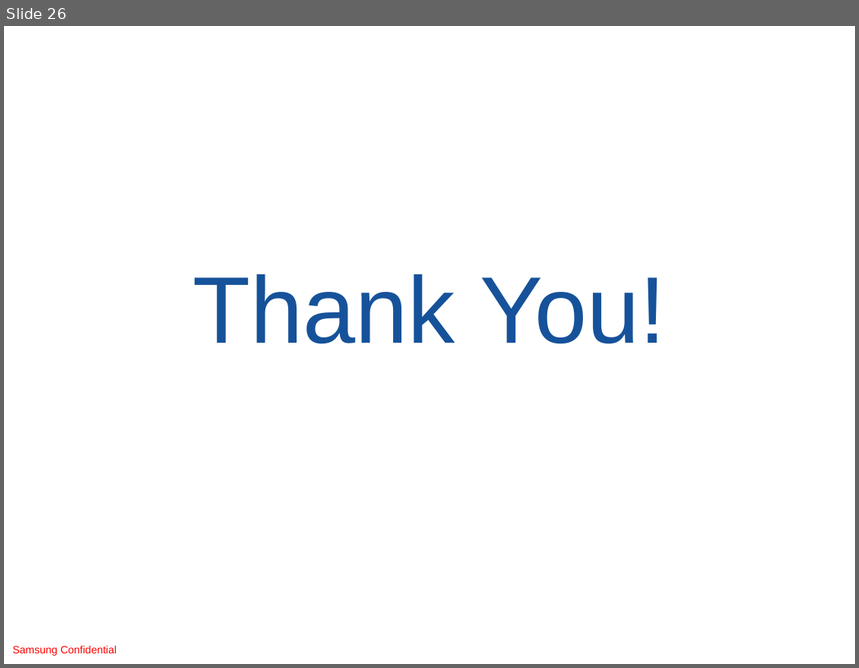
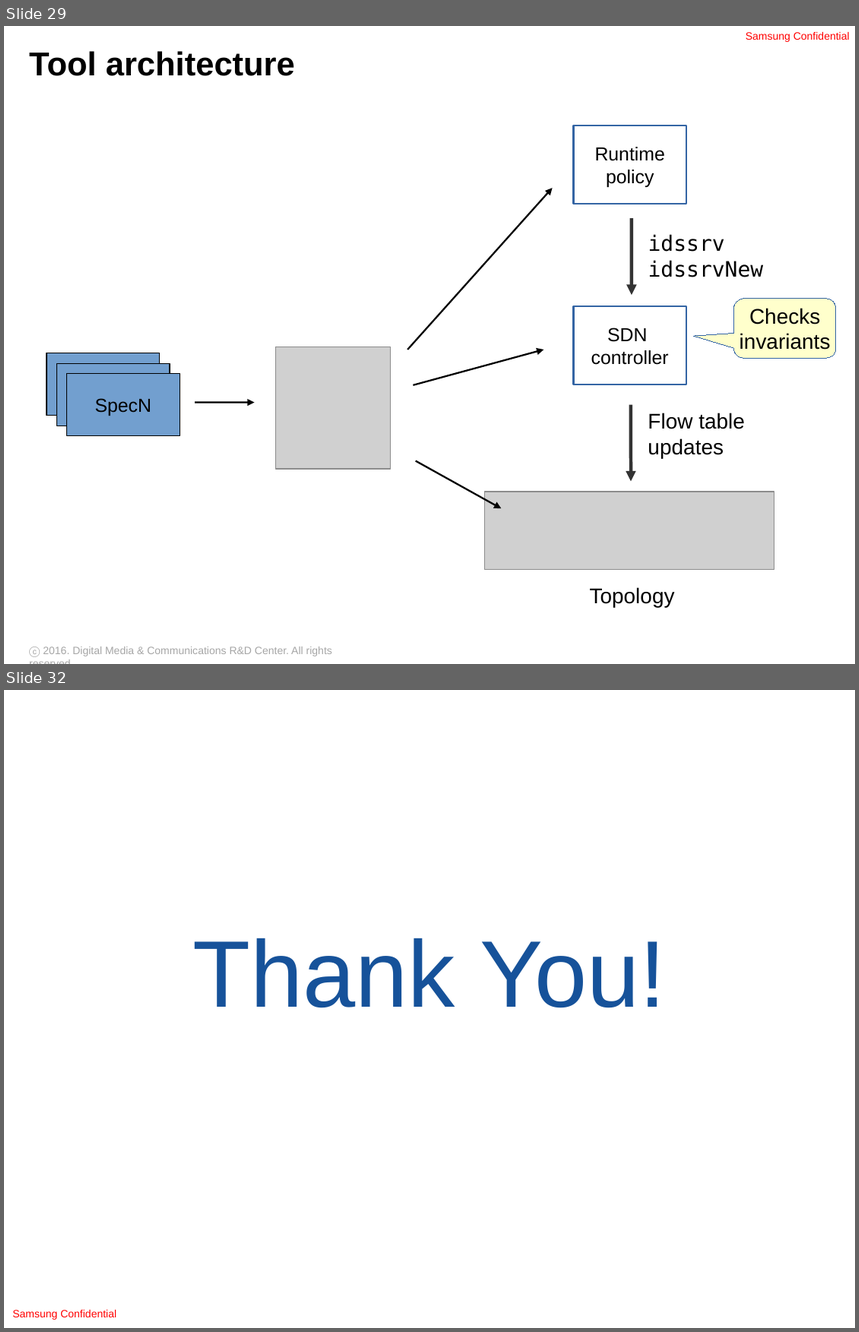
Before and after one commit to ryzhyk/cocoon, a slide deck: doc/distsys_talk_03_09_16.odp. Shown one above the other, each under a label of ours: slide 26 before the commit, slides 29 and 32 after it; the slides between them are not shown. The pictures are 859x668 and 859x1332 pixels, drawn with LibreOffice and Linux fonts; fonts in the diff are those of the drawing; grey boxes stand for pictures; background and template pictures are left out. Boxes give left, top, right and bottom in pixels: in the first picture for what was removed or moved away, otherwise in the second. Text is boxed around its words. In the diff, an @@ line names an element or a change of style, - is before the commit and + after.

```diff
--- a/doc/distsys_talk_03_09_16.odp
+++ b/doc/distsys_talk_03_09_16.odp
@@ slide 29 added at <box>4,26,855,664</box>, background #FFFFFF @@
@@ text added at <box>746,32,850,42</box>, 9 pt, text #FF0000 @@
+Samsung Confidential
@@ title added at <box>29,51,295,76</box>, 28 pt, text #000000, bold @@
+Tool architecture
@@ rectangle added at <box>573,126,686,204</box>, outline #3465A4 1.45 pt, 16 pt, text #000000 @@
+Runtime
+policy
@@ arrow added from (408, 350) to (552, 188), #000000 1.45 pt @@
@@ arrow added from (631, 218) to (631, 295), #333333 2.89 pt @@
@@ text added at <box>648,234,764,278</box>, 18 pt, text #000000 @@
+idssrv
+idssrvNew
@@ rounded speech box added at <box>734,298,836,358</box>, fill #FFFFCC, outline #3465A4 0 pt, 18 pt, text #000000 @@
+Checks
+invariants
@@ rectangle added at <box>573,306,686,385</box>, outline #3465A4 1.45 pt, 16 pt, text #000000 @@
+SDN controller
@@ rectangle added at <box>47,354,160,416</box>, fill #729FCF, outline #000000 0.71 pt, 16 pt, text #000000 @@
+SpecN
@@ rectangle added at <box>56,364,170,426</box>, fill #729FCF, outline #000000 0.71 pt, 16 pt, text #000000 @@
+SpecN
@@ picture added at <box>276,347,392,468</box> @@
@@ arrow added from (414, 385) to (544, 350), #000000 1.45 pt @@
@@ rectangle added at <box>67,373,180,436</box>, fill #729FCF, outline #000000 0.71 pt, 16 pt, text #000000 @@
+SpecN
@@ arrow added from (195, 402) to (254, 402), #000000 1.45 pt @@
@@ arrow added from (631, 404) to (631, 481), #333333 2.89 pt @@
@@ text added at <box>648,413,745,458</box>, 18 pt, text #000000 @@
+Flow table
+updates
@@ arrow added from (416, 461) to (501, 509), #000000 1.45 pt @@
@@ picture added at <box>485,492,775,570</box> @@
@@ text added at <box>590,588,675,607</box>, 18 pt, text #000000 @@
+Topology
@@ text added at <box>29,647,332,658</box>, 9 pt, text #A6A6A6 @@
+ⓒ 2016. Digital Media & Communications R&D Center. All rights reserved.
@@ what was slide 26 is now slide 32 @@
```
Also in this commit, not shown: 10 slides changed, 6 other slides added, 1 slide removed.
